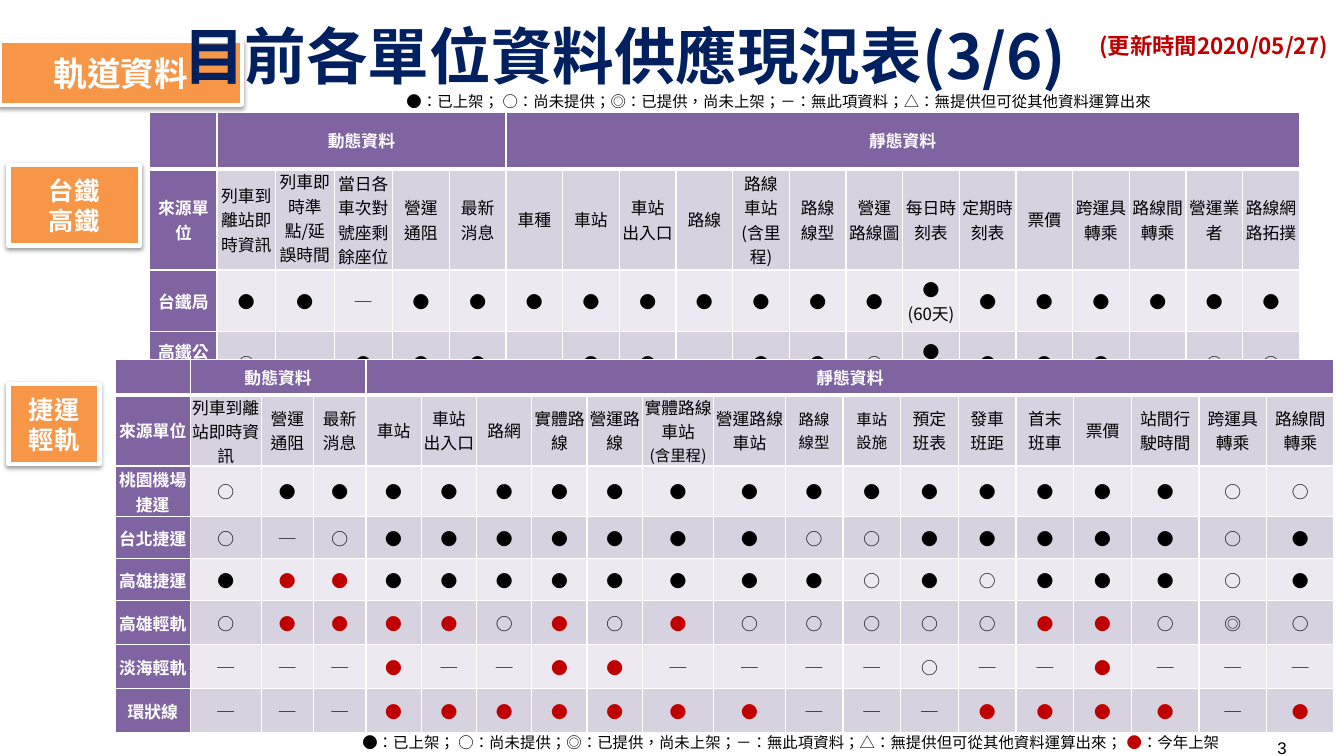
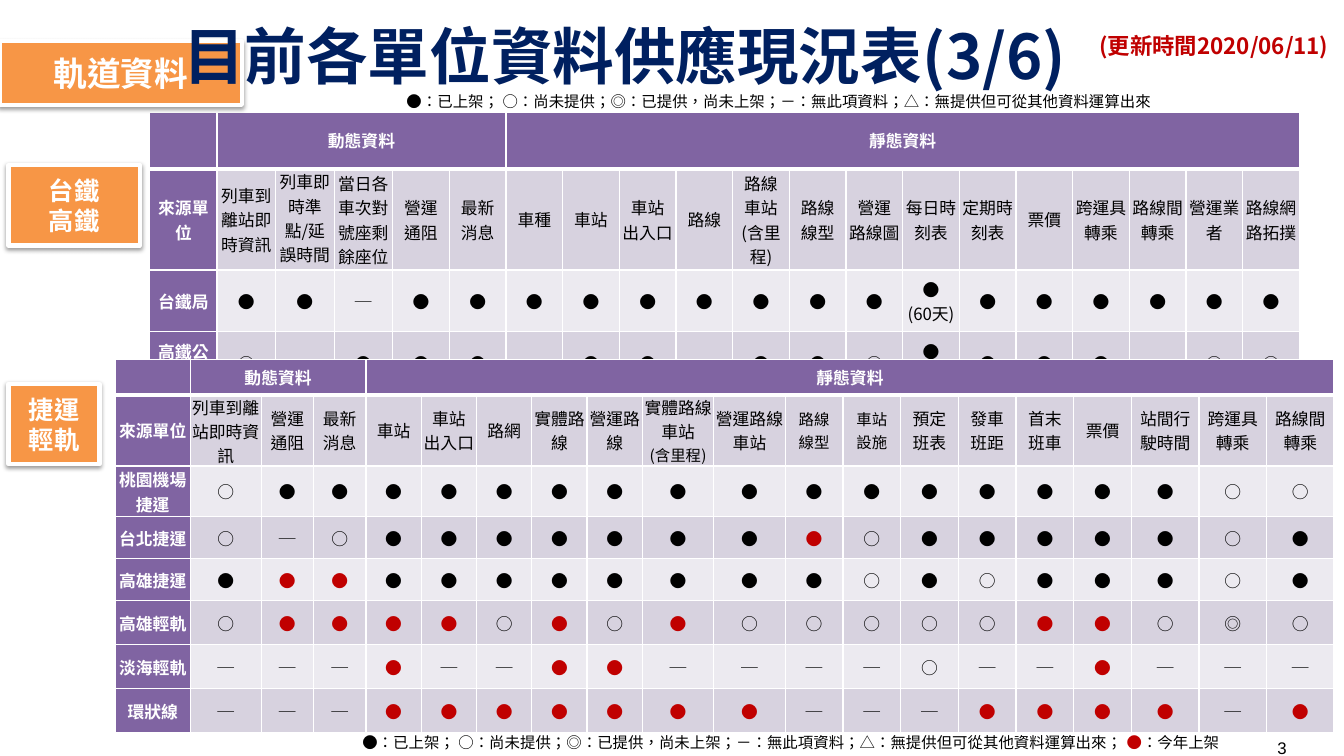
Before and after one commit to ptxmotc/data-provide-status, a slide deck: slide 3 of 各單位資料供應現況表.pptx. Drawn at 1344x756 pixels with LibreOffice and Linux fonts; fonts in the diff are those of the drawing; background and template pictures are left out. Boxes give left, top, right and bottom in pixels: in the first picture for what was removed or moved away, otherwise in the second. Text is boxed around its words. In the diff, an @@ line names an element or a change of style, - is before the commit and + after.

```diff
--- a/各單位資料供應現況表.pptx
+++ b/各單位資料供應現況表.pptx
@@ text at <box>1100,35,1329,59</box>: text changed @@
-(更新時間2020/05/27)
+(更新時間2020/06/11)
@@ table at <box>115,359,1333,733</box> @@
-row 4, column 12: ○
+row 4, column 12: ●
```
Also in this commit, not shown: 5 other slides changed, 1 other file.
